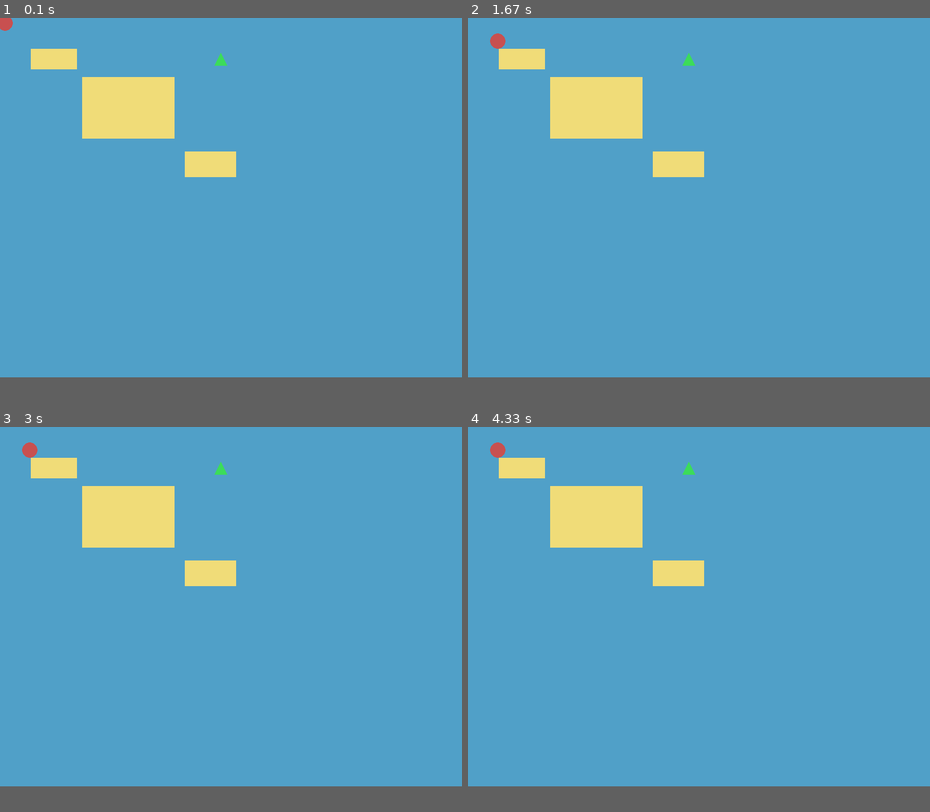
Above: before the commit, frames 1-4 (two rows, left to right).
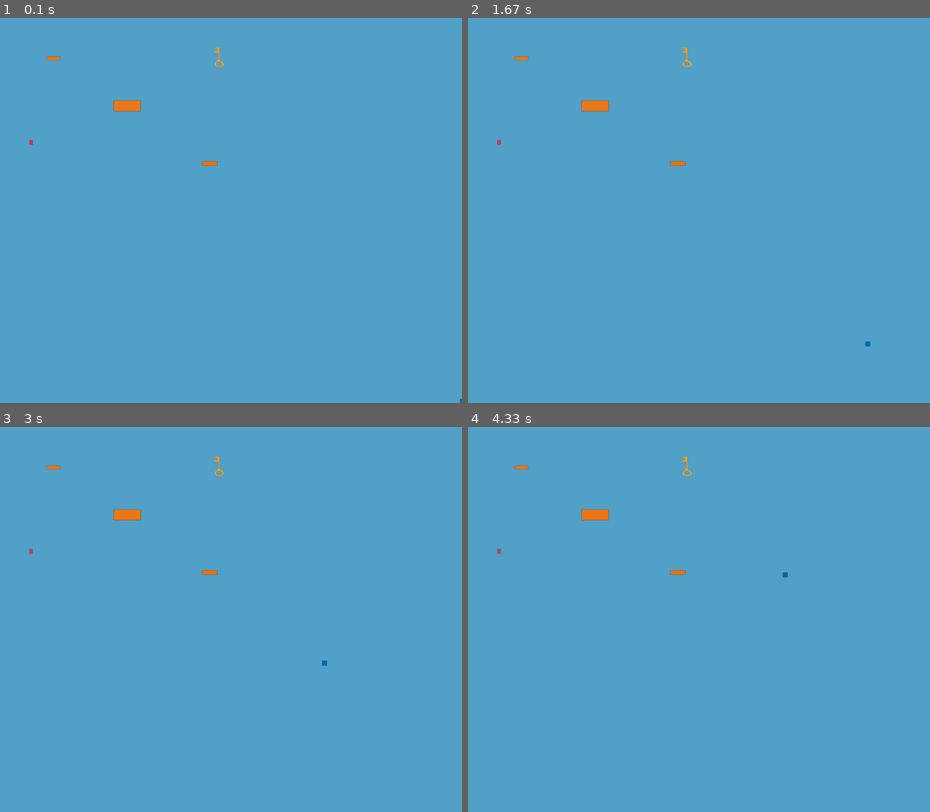
Above: after the commit, the same moments.

Repository: H0bbit13/pygame_project
Game: pygame game, started from main.py
Two runs of this game, one before a commit and one after it. Both use one fixed random seed, a clock stepped at 60 frames per second and the inputs below.
Inputs (mouse positions are in pixels of both pictures, inside the frame that each line leads up to):
- Up to frame 1 (0.1 s): no input
- Up to frame 2 (1.67 s): click (699, 210) at 0.38 s; click (703, 237) at 0.72 s; click (555, 152) at 1.05 s; click (869, 345) at 1.38 s
- Up to frame 3 (3 s): click (240, 488) at 1.72 s; click (207, 719) at 2.05 s; click (351, 681) at 2.38 s; click (166, 538) at 2.72 s
- Up to frame 4 (4.33 s): click (819, 584) at 3.05 s; click (842, 611) at 3.38 s; click (796, 550) at 3.72 s; click (565, 546) at 4.05 s
In our replay, the window is 900x700 before the commit and 900x750 after it. These sizes can differ from the game's own. Grey fills any space a smaller window leaves; there, only what the larger window draws over its background counts as a difference.

The runs differ from the first frame. In frame 1, 4.6% of the frame differs, in the area x 0-100%, y 0-100%; in frame 2, 4.7%, in the area x 4-88%, y 4-86%; in frame 3, 4.7%; in frame 4, 4.7%.

Commit message:
Key, obstacle, door, and player images

Diff:
--- /dev/null
+++ b/door.py
@@ -0,0 +1,36 @@
+import pygame
+
+class Door:
+    def __init__(self, rect, image):
+        self.rect = rect
+        self.image = image
+        self.locked = True
+        self.open = False
+
+    def draw(self, screen):
+        # If the door is open, we just don't draw it
+        if not self.open:
+            screen.blit(self.image, self.rect.topleft)
+
+    def blocks_circle(self, circle_pos, radius):
+        # Only blocks you if it is NOT open
+        if self.open:
+            return False
+
+        closest_x = max(self.rect.left, min(circle_pos.x, self.rect.right))
+        closest_y = max(self.rect.top, min(circle_pos.y, self.rect.bottom))
+
+        dx = circle_pos.x - closest_x
+        dy = circle_pos.y - closest_y
+
+        return (dx * dx + dy * dy) < (radius * radius)
+
+    def try_open(self, player_pos, player_radius, has_key):
+        # If you don't have a key, nothing happens
+        if not has_key:
+            return
+
+        # If you do have a key AND you touch the door, open it
+        if self.blocks_circle(player_pos, player_radius):
+            self.locked = False
+            self.open = True
--- a/key.py
+++ b/key.py
@@ -1,30 +1,21 @@
 import pygame
 
 class Key:
-    def __init__(self, pos, size, color):
+    def __init__(self, pos, image):
         self.pos = pygame.Vector2(pos)
-        self.size = size
-        self.color = color
+        self.image = image
+        self.rect = self.image.get_rect(center=(int(self.pos.x), int(self.pos.y)))
         self.collected = False
-
-    def triangle_points(self):
-        x, y = self.pos.x, self.pos.y
-        s = self.size
-        return [
-            (x, y - s),     # top point
-            (x - s, y + s), # bottom left
-            (x + s, y + s), # bottom right
-        ]
 
     def draw(self, screen):
         if not self.collected:
-            pygame.draw.polygon(screen, self.color, self.triangle_points())
+            screen.blit(self.image, self.rect.topleft)
 
     def touches_circle(self, circle_pos, radius):
-        """
-        Simple collision: treat the key like a point in the middle.
-        If the player circle touches that point, you got the key!
-        """
-        dx = circle_pos.x - self.pos.x
-        dy = circle_pos.y - self.pos.y
+        # Treat key as a point at its center
+        dx = circle_pos.x - self.rect.centerx
+        dy = circle_pos.y - self.rect.centery
         return (dx * dx + dy * dy) < (radius * radius)
+
+    def collect(self):
+        self.collected = True
--- a/main.py
+++ b/main.py
@@ -1,58 +1,80 @@
 import pygame
 from obstacle import Obstacle
 from key import Key
+from door import Door
+
+pygame.init()
+
+WIDTH, HEIGHT = 900, 750
+screen = pygame.display.set_mode((WIDTH, HEIGHT))
+pygame.display.set_caption("Pygame Project - Inventory & Door")
+clock = pygame.time.Clock()
+
+# Background color (still useful!)
+BACKGROUND = (80, 160, 200)
 
 # ----------------------------
-# Setup
+# Load Images
 # ----------------------------
-pygame.init()
+player_img = pygame.image.load("assets/player.png").convert_alpha()
+key_img = pygame.image.load("assets/key.png").convert_alpha()
+obstacle_img = pygame.image.load("assets/obstacle.png").convert_alpha()
+door_img = pygame.image.load("assets/door.png").convert_alpha()
 
-WIDTH, HEIGHT = 900, 700
-screen = pygame.display.set_mode((WIDTH, HEIGHT))
-pygame.display.set_caption("Pygame Project - Obstacles & Key")
-
-clock = pygame.time.Clock()
-
-# Colors
-BACKGROUND = (80, 160, 200)
-OBSTACLE_COLOR = (240, 220, 120)
-PLAYER_COLOR = (200, 80, 80)
-KEY_COLOR = (60, 220, 90)
-
-# Player (circle)
-player_radius = 15
-player_pos = pygame.Vector2(10, 10)
-target_pos = pygame.Vector2(player_pos)
-player_speed = 220  # pixels per second
+# (Optional) Resize images so they fit nicely
+obstacle_img = pygame.transform.smoothscale(obstacle_img, (180, 120))
+door_img = pygame.transform.smoothscale(door_img, (60, 90))
 
 # ----------------------------
-# Obstacles (3 boxes)
+# Player
+# ----------------------------
+player_radius = 25
+player_pos = pygame.Vector2(WIDTH / 1, HEIGHT / 1)
+target_pos = pygame.Vector2(player_pos)
+player_speed = 220
+
+# Inventory
+has_key = False
+
+# ----------------------------
+# Obstacles
 # ----------------------------
 obstacles = [
-    # middle obstacle
-    Obstacle(pygame.Rect(160, 115, 180, 120), OBSTACLE_COLOR),
-
-    # extra obstacles
-    Obstacle(pygame.Rect(60, 60, 90, 40), OBSTACLE_COLOR),
-    Obstacle(pygame.Rect(360, 260, 100, 50), OBSTACLE_COLOR),
+    Obstacle(pygame.Rect(160, 115, 180, 120), obstacle_img),
+    Obstacle(pygame.Rect(60, 60, 90, 40), pygame.transform.smoothscale(obstacle_img, (90, 40))),
+    Obstacle(pygame.Rect(360, 260, 100, 50), pygame.transform.smoothscale(obstacle_img, (100, 50))),
 ]
 
 # ----------------------------
-# Key (triangle)
+# Key
 # ----------------------------
-key = Key((430, 80), 12, KEY_COLOR)
+key = Key((430, 80), key_img)
+
+# ----------------------------
+# Door (starts locked)
+# ----------------------------
+door_rect = pygame.Rect(30, 200, 60, 90)
+door = Door(door_rect, door_img)
+
+# We'll treat the door like an obstacle too (when it's closed)
+def is_blocked(pos):
+    # blocked by obstacles?
+    for obs in obstacles:
+        if obs.blocks_circle(pos, player_radius):
+            return True
+
+    # blocked by door?
+    if door.blocks_circle(pos, player_radius):
+        return True
+
+    return False
 
 running = True
 
-# ----------------------------
-# Game Loop
-# ----------------------------
 while running:
-    dt = clock.tick(60) / 1000  # seconds since last frame
+    dt = clock.tick(60) / 1000
 
-    # ------------------------
     # Events
-    # ------------------------
     for event in pygame.event.get():
         if event.type == pygame.QUIT:
             running = False
@@ -60,9 +82,7 @@
         if event.type == pygame.MOUSEBUTTONDOWN:
             target_pos = pygame.Vector2(event.pos)
 
-    # ------------------------
-    # Movement (click-to-move)
-    # ------------------------
+    # Movement
     to_target = target_pos - player_pos
     distance = to_target.length()
 
@@ -70,53 +90,50 @@
         direction = to_target.normalize()
         step = player_speed * dt
 
-        # Try moving to a new spot
         if step >= distance:
             new_pos = pygame.Vector2(target_pos)
         else:
             new_pos = player_pos + direction * step
 
-        # Ask the obstacles if they block the new position
-        blocked = any(obs.blocks_circle(new_pos, player_radius) for obs in obstacles)
-
-        if not blocked:
+        if not is_blocked(new_pos):
             player_pos = new_pos
         else:
-            # If blocked, try sliding around the obstacle
+            # Sliding around stuff
             slide_x = pygame.Vector2(player_pos.x + direction.x * step, player_pos.y)
             slide_y = pygame.Vector2(player_pos.x, player_pos.y + direction.y * step)
 
-            can_x = all(not obs.blocks_circle(slide_x, player_radius) for obs in obstacles)
-            can_y = all(not obs.blocks_circle(slide_y, player_radius) for obs in obstacles)
+            if not is_blocked(slide_x):
+                player_pos = slide_x
+            elif not is_blocked(slide_y):
+                player_pos = slide_y
 
-            if can_x:
-                player_pos = slide_x
-            elif can_y:
-                player_pos = slide_y
-            # else: stuck this frame
+    # Pick up key
+    if not key.collected and key.touches_circle(player_pos, player_radius):
+        key.collect()
+        has_key = True
 
-    # ------------------------
-    # Key pickup
-    # ------------------------
-    if not key.collected and key.touches_circle(player_pos, player_radius):
-        key.collected = True
+    # Try opening the door (only works if you have the key)
+    door.try_open(player_pos, player_radius, has_key)
 
-    # ------------------------
     # Draw
-    # ------------------------
     screen.fill(BACKGROUND)
 
     for obs in obstacles:
         obs.draw(screen)
 
     key.draw(screen)
+    door.draw(screen)
 
-    pygame.draw.circle(
-        screen,
-        PLAYER_COLOR,
-        (int(player_pos.x), int(player_pos.y)),
-        player_radius
-    )
+    # Draw player image centered on player_pos
+    player_rect = player_img.get_rect(center=(int(player_pos.x), int(player_pos.y)))
+    screen.blit(player_img, player_rect.topleft)
+
+    # ----------------------------
+    # Inventory (top-left)
+    # ----------------------------
+    if has_key:
+        # Draw the key image in the inventory corner
+        screen.blit(key_img, (10, 10))
 
     pygame.display.flip()
 
--- a/obstacle.py
+++ b/obstacle.py
@@ -1,18 +1,14 @@
 import pygame
 
 class Obstacle:
-    def __init__(self, rect, color):
+    def __init__(self, rect, image):
         self.rect = rect
-        self.color = color
+        self.image = image
 
     def draw(self, screen):
-        pygame.draw.rect(screen, self.color, self.rect)
+        screen.blit(self.image, self.rect.topleft)
 
     def blocks_circle(self, circle_pos, radius):
-        """
-        Returns True if a circle is touching this obstacle.
-        The obstacle does the math, so main.py stays simple.
-        """
         closest_x = max(self.rect.left, min(circle_pos.x, self.rect.right))
         closest_y = max(self.rect.top, min(circle_pos.y, self.rect.bottom))
 
Binary file added: assets/door.png
Binary file added: assets/key.png
Binary file added: assets/obstacle.png
Binary file added: assets/player.png
